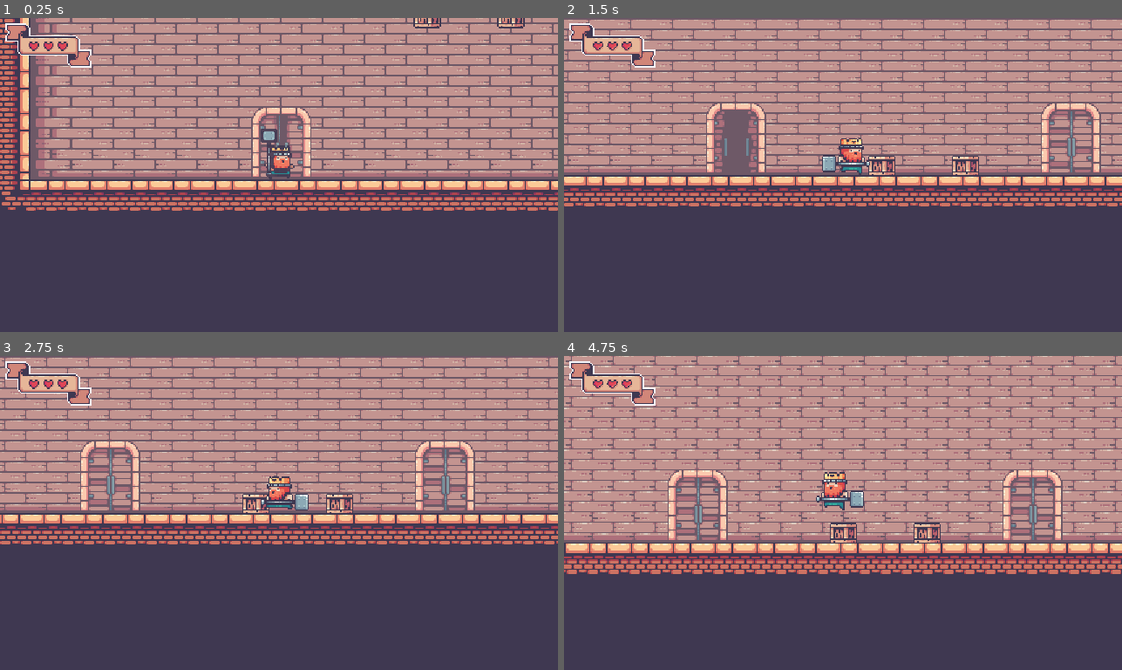
Above: before the commit, frames 1-4 (two rows, left to right).
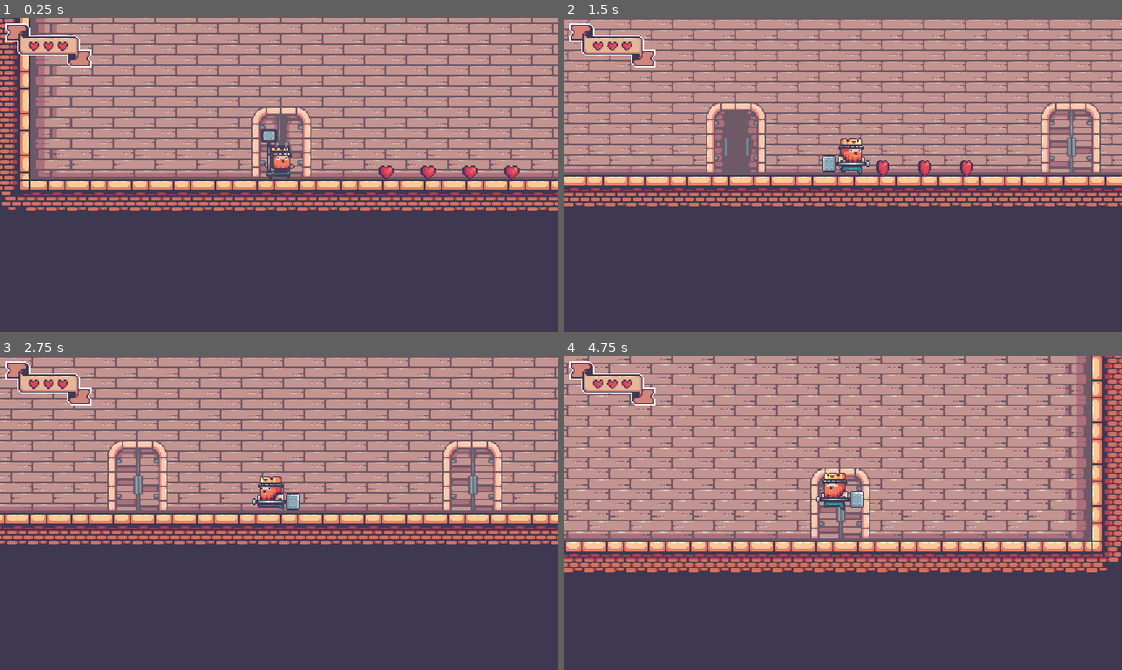
Above: after the commit, the same moments.

Repository: DaltonAdams111/Kings-and-Pigs
Game: Godot game, scene res://scenes/Game/main.tscn
Same seed, same stepped clock (60 frames per second), same inputs: the game is played once before the commit and once after it.
Inputs (mouse positions are in pixels of both pictures, inside the frame that each line leads up to):
- Up to frame 1 (0.25 s): no input
- Up to frame 2 (1.5 s): move the mouse to (965, 159) at 0.52 s; press the mouse at (965, 159) at 0.53 s; hold D (move_right) from 0.53 s (still down); tap Space (jump) at 0.77 s; move the mouse to (731, 190) at 1.27 s; release the mouse at (731, 190) at 1.28 s; click (731, 190) at 1.35 s
- Up to frame 3 (2.75 s): tap Space (jump) at 1.52 s; move the mouse to (334, 443) at 2.02 s; release D (move_right) at 2.03 s; hold A (move_left) from 2.03 s (still down); hold W (enter_door) from 2.03 s (still down); click (334, 443) at 2.3 s
- Up to frame 4 (4.75 s): move the mouse to (815, 575) at 2.77 s; release A (move_left) at 2.78 s; release W (enter_door) at 2.78 s; hold D (move_right) 2.78-4.28 s; click (815, 575) at 2.85 s; tap Space (jump) at 3.02, 3.77, 4.52 s; move the mouse to (1010, 560) at 3.52 s; press the mouse at (1010, 560) at 3.53 s; move the mouse to (675, 465) at 4.27 s; release the mouse at (675, 465) at 4.28 s; hold A (move_left) from 4.28 s (still down); tap W (enter_door) at 4.35 s; click (675, 465) at 4.55 s

The runs differ from the first frame. In frame 1, 0.7% of the frame differs, in the area x 67-95%, y 0-52%; in frame 2, 0.6%; in frame 3, 17%; in frame 4, 35%, in the area x 0-100%, y 0-70%.

Commit message:
started implimenting inventory and collectable systems

Diff:
--- a/resources/game_tileset.tres
+++ b/resources/game_tileset.tres
@@ -1,10 +1,11 @@
-[gd_resource type="TileSet" load_steps=10 format=3 uid="uid://ijvfj6qr058b"]
+[gd_resource type="TileSet" load_steps=12 format=3 uid="uid://ijvfj6qr058b"]
 
 [ext_resource type="Texture2D" uid="uid://bih7njq8fdt7l" path="res://assets/14-TileSets/Terrain (32x32).png" id="1_1lckd"]
 [ext_resource type="Texture2D" uid="uid://b43y1qekqrtd7" path="res://assets/14-TileSets/Decorations (32x32).png" id="2_mkbxu"]
 [ext_resource type="PackedScene" uid="uid://ppvit3sesljf" path="res://scenes/Terrain/Platform/thin_platform.tscn" id="3_mkbxu"]
 [ext_resource type="PackedScene" uid="uid://c04ryytrrwgc5" path="res://scenes/Terrain/Platform/thick_platform.tscn" id="4_udjux"]
 [ext_resource type="PackedScene" uid="uid://do5rw3dy4eajb" path="res://scenes/Enemies/TestObject/test_object.tscn" id="5_3ekrg"]
+[ext_resource type="PackedScene" uid="uid://bo2suw2uw4hsk" path="res://scenes/Collectables/Heart/collectable_heart.tscn" id="6_0jync"]
 
 [sub_resource type="TileSetAtlasSource" id="TileSetAtlasSource_p57ef"]
 resource_name = "Terrain"
@@ -777,6 +778,10 @@
 resource_name = "Objects"
 scenes/1/scene = ExtResource("5_3ekrg")
 
+[sub_resource type="TileSetScenesCollectionSource" id="TileSetScenesCollectionSource_f7ueb"]
+resource_name = "Collectables"
+scenes/1/scene = ExtResource("6_0jync")
+
 [resource]
 tile_size = Vector2i(32, 32)
 physics_layer_0/collision_layer = 4096
@@ -790,3 +795,4 @@
 sources/1 = SubResource("TileSetAtlasSource_u5sy4")
 sources/2 = SubResource("TileSetScenesCollectionSource_udjux")
 sources/3 = SubResource("TileSetScenesCollectionSource_0jync")
+sources/4 = SubResource("TileSetScenesCollectionSource_f7ueb")
--- /dev/null
+++ b/scenes/Collectables/Heart/collectable_heart.gd
@@ -0,0 +1,9 @@
+extends RigidBody2D
+
+
+@onready var collectable_component: CollectableComponent = $CollectableComponent
+
+
+func _on_collectable_component_collected(inventory: InventoryComponent) -> void:
+	inventory.add_item(collectable_component.item_type, 1)
+	call_deferred("queue_free")
--- /dev/null
+++ b/scenes/Collectables/Heart/collectable_heart.tscn
@@ -0,0 +1,100 @@
+[gd_scene load_steps=15 format=3 uid="uid://bo2suw2uw4hsk"]
+
+[ext_resource type="Texture2D" uid="uid://dasguwto7ifd7" path="res://assets/12-Live and Coins/Big Heart Idle (18x14).png" id="1_mpeat"]
+[ext_resource type="Script" uid="uid://cx7rg3jx5deik" path="res://scenes/Collectables/Heart/collectable_heart.gd" id="1_x8j4o"]
+[ext_resource type="PackedScene" uid="uid://bm4esfxb638un" path="res://scenes/Components/CollectableComponent/collectable_component.tscn" id="2_x8j4o"]
+
+[sub_resource type="CircleShape2D" id="CircleShape2D_3yqx4"]
+radius = 6.0
+
+[sub_resource type="AtlasTexture" id="AtlasTexture_3yqx4"]
+atlas = ExtResource("1_mpeat")
+region = Rect2(0, 0, 18, 14)
+
+[sub_resource type="AtlasTexture" id="AtlasTexture_6x5uc"]
+atlas = ExtResource("1_mpeat")
+region = Rect2(18, 0, 18, 14)
+
+[sub_resource type="AtlasTexture" id="AtlasTexture_ymdb3"]
+atlas = ExtResource("1_mpeat")
+region = Rect2(36, 0, 18, 14)
+
+[sub_resource type="AtlasTexture" id="AtlasTexture_78b1p"]
+atlas = ExtResource("1_mpeat")
+region = Rect2(54, 0, 18, 14)
+
+[sub_resource type="AtlasTexture" id="AtlasTexture_i4q56"]
+atlas = ExtResource("1_mpeat")
+region = Rect2(72, 0, 18, 14)
+
+[sub_resource type="AtlasTexture" id="AtlasTexture_djux7"]
+atlas = ExtResource("1_mpeat")
+region = Rect2(90, 0, 18, 14)
+
+[sub_resource type="AtlasTexture" id="AtlasTexture_tfrmg"]
+atlas = ExtResource("1_mpeat")
+region = Rect2(108, 0, 18, 14)
+
+[sub_resource type="AtlasTexture" id="AtlasTexture_4kx1i"]
+atlas = ExtResource("1_mpeat")
+region = Rect2(126, 0, 18, 14)
+
+[sub_resource type="SpriteFrames" id="SpriteFrames_6q2xy"]
+animations = [{
+"frames": [{
+"duration": 1.0,
+"texture": SubResource("AtlasTexture_3yqx4")
+}, {
+"duration": 1.0,
+"texture": SubResource("AtlasTexture_6x5uc")
+}, {
+"duration": 1.0,
+"texture": SubResource("AtlasTexture_ymdb3")
+}, {
+"duration": 1.0,
+"texture": SubResource("AtlasTexture_78b1p")
+}, {
+"duration": 1.0,
+"texture": SubResource("AtlasTexture_i4q56")
+}, {
+"duration": 1.0,
+"texture": SubResource("AtlasTexture_djux7")
+}, {
+"duration": 1.0,
+"texture": SubResource("AtlasTexture_tfrmg")
+}, {
+"duration": 1.0,
+"texture": SubResource("AtlasTexture_4kx1i")
+}],
+"loop": true,
+"name": &"idle",
+"speed": 10.0
+}]
+
+[sub_resource type="CircleShape2D" id="CircleShape2D_6x5uc"]
+radius = 6.0
+
+[node name="CollectableHeart" type="RigidBody2D"]
+collision_layer = 8192
+collision_mask = 4096
+script = ExtResource("1_x8j4o")
+
+[node name="CollisionShape2D" type="CollisionShape2D" parent="."]
+position = Vector2(0, -6)
+shape = SubResource("CircleShape2D_3yqx4")
+
+[node name="AnimatedSprite2D" type="AnimatedSprite2D" parent="."]
+sprite_frames = SubResource("SpriteFrames_6q2xy")
+animation = &"idle"
+autoplay = "idle"
+offset = Vector2(-2, -6)
+
+[node name="CollectableComponent" parent="." instance=ExtResource("2_x8j4o")]
+item_type = 2
+collision_masks = 1
+
+[node name="CollisionShape2D" type="CollisionShape2D" parent="CollectableComponent"]
+position = Vector2(0, -6)
+shape = SubResource("CircleShape2D_6x5uc")
+
+[connection signal="collected" from="CollectableComponent" to="." method="_on_collectable_component_collected"]
--- a/scenes/Components/AttackComponent/attack_component.gd
+++ b/scenes/Components/AttackComponent/attack_component.gd
@@ -2,18 +2,18 @@
 class_name AttackComponent
 
 
-## Component that manages the attack collision of an object.
+## Component that manages the attack collision and attack damage of an object.
 
 
 @export_group("Attack", "attack")
-## The amount of damage this [member AttackComponent] deals.
+## The amount of damage this [AttackComponent] deals.
 @export_range(0, 100, 1.0) var attack_damage: int
 
 @export_group("Collision", "collision")
-## The physics layers this [member AttackComponent] is on.
+## The physics layers this [AttackComponent] is on.
 @export_flags_2d_physics var collision_layers: int
 
-## The physics layers this [member AttackComponent] checks for.
+## The physics layers this [AttackComponent] checks for.
 @export_flags_2d_physics var collision_masks: int
 
 
--- /dev/null
+++ b/scenes/Components/CollectableComponent/collectable_component.gd
@@ -0,0 +1,25 @@
+extends Area2D
+class_name CollectableComponent
+
+
+## Component that enables objects to be collected.
+
+
+signal collected(inventory: InventoryComponent)
+
+@export var item_type: InventoryComponent.Item = InventoryComponent.Item.None
+
+@export_group("Collision", "collision")
+## The physics layers this [CollectableComponent] checks for.
+@export_flags_2d_physics var collision_masks: int
+
+
+func _ready() -> void:
+	if collision_masks:
+		collision_mask = collision_masks
+
+
+func _on_body_entered(body: Node2D) -> void:
+	var inventory: InventoryComponent = body.find_child("InventoryComponent")
+	if inventory:
+		collected.emit(inventory)
--- /dev/null
+++ b/scenes/Components/CollectableComponent/collectable_component.tscn
@@ -0,0 +1,10 @@
+[gd_scene load_steps=2 format=3 uid="uid://bm4esfxb638un"]
+
+[ext_resource type="Script" uid="uid://djivwmcukmyx4" path="res://scenes/Components/CollectableComponent/collectable_component.gd" id="1_sw1en"]
+
+[node name="CollectableComponent" type="Area2D"]
+collision_layer = 0
+collision_mask = 0
+script = ExtResource("1_sw1en")
+
+[connection signal="body_entered" from="." to="." method="_on_body_entered"]
--- a/scenes/Components/HealthComponent/health_component.gd
+++ b/scenes/Components/HealthComponent/health_component.gd
@@ -13,13 +13,14 @@
 @export var hurtbox: HurtboxComponent
 
 @export_group("Health")
-## The maximum health for this [member HealthComponent].
+## The maximum health for this [HealthComponent].
 @export_range(0, 100, 1.0) var MAX_HEALTH: int = 1
 
-## The maximum damage this [member HealthComponent] can take in a single instance.
+## The maximum damage this [HealthComponent] can take in a single instance.
 @export_range(0, 100, 1.0) var DAMAGE_CLAMP: int = 1
 
-## The current health of this [member HealthComponent].
+## The current health of this [HealthComponent].[br][br]
+## Any changes to the [member current_health] will be clamped between 0, and [member DAMAGE_CLAMP].
 @onready var current_health: int = MAX_HEALTH:
 	set(value):
 		var new_health: int = clampi(value, 0, MAX_HEALTH)
@@ -33,7 +34,7 @@
 		hurtbox.connect("hit", damage)
 
 
-## Removes health from this [member HealthComponent],
+## Removes health from this [HealthComponent],
 ## clamping the [param damage_amount] to a maximum defined by [member DAMAGE_CLAMP],
 ## then subtracts the adjusted [param damage_amount] from the [member current_health].[br][br]
 ## Will not heal if a negative value is provided; see [method heal] instead.
@@ -42,7 +43,7 @@
 	current_health -= adjusted_damage
 
 
-## Restores health to this [member HealthComponent],
+## Restores health to this [HealthComponent],
 ## adding the [param heal_amount] to the [member current_health].[br][br]
 ## Will not damage if a negative value is provided; see [method damage] instead.
 func heal(heal_amount: int) -> void:
--- a/scenes/Components/HurtboxComponent/hurtbox_component.gd
+++ b/scenes/Components/HurtboxComponent/hurtbox_component.gd
@@ -5,14 +5,14 @@
 ## Component that manages the hit collision of an object.
 
 
-## Emitted when an [AttackComponent] collides with this [member HurtboxComponent].
+## Emitted when an [AttackComponent] collides with this [HurtboxComponent].
 signal hit(damage_amount: int)
 
 @export_group("Collision", "collision")
-## The physics layers this [member HurtboxComponent] is on.
+## The physics layers this [HurtboxComponent] is on.
 @export_flags_2d_physics var collision_layers: int
 
-## The physics layers this [member HurtboxComponent] checks for.
+## The physics layers this [HurtboxComponent] checks for.
 @export_flags_2d_physics var collision_masks: int
 
 
@@ -26,5 +26,4 @@
 
 func _on_area_entered(area) -> void:
 	if area is AttackComponent:
-		var attack: AttackComponent = area
-		hit.emit(attack.attack_damage)
+		hit.emit(area.attack_damage)
--- /dev/null
+++ b/scenes/Components/InventoryComponent/inventory_component.gd
@@ -0,0 +1,57 @@
+extends Node
+class_name InventoryComponent
+
+
+## Component for managing the inventory of an object.
+
+
+## Emitted when the [member inventory] changes.
+signal inventory_changed(new_inventory: Dictionary[Item, int])
+
+enum Item{
+	None,
+	Diamond,
+	Heart,
+}
+
+## The items this [InventoryComponent] starts with.
+@export var inventory: Dictionary[Item, int]
+
+const COLLECTABLE_HEART = preload("res://scenes/Collectables/Heart/collectable_heart.tscn")
+
+
+func add_item(item: Item, count: int):
+	if item == Item.None:
+		return
+
+	if inventory.has(item):
+		inventory[item] += count
+	else:
+		inventory.set(item, count)
+
+	inventory_changed.emit(inventory)
+	print(inventory)
+
+
+func remove_item(item: Item, count: int):
+	if item == Item.None:
+		return
+
+	if not inventory.has(item):
+		return
+
+	inventory[item] -= count
+
+	if inventory[item] <= 0:
+		inventory.erase(item)
+
+	inventory_changed.emit(inventory)
+	print(inventory)
+
+
+func drop_item(item: Item):
+	if item == Item.None:
+		return
+
+	if inventory.has(item):
+		pass
--- /dev/null
+++ b/scenes/Components/InventoryComponent/inventory_component.tscn
@@ -0,0 +1,6 @@
+[gd_scene load_steps=2 format=3 uid="uid://6qvhtwtw8s0i"]
+
+[ext_resource type="Script" uid="uid://c1ih4an58ukja" path="res://scenes/Components/InventoryComponent/inventory_component.gd" id="1_inmbk"]
+
+[node name="InventoryComponent" type="Node"]
+script = ExtResource("1_inmbk")
--- a/scenes/Game/game.gd
+++ b/scenes/Game/game.gd
@@ -6,8 +6,8 @@
 
 const PLAYER_SCENE_PATH: String = "res://scenes/Player/player.tscn"
 
-var current_level: Level
-var player: Player
+var current_level: Level = null
+var player: Player = null
 
 
 func _ready() -> void:
@@ -22,7 +22,6 @@
 	var new_level: Level = load(new_level_path).instantiate()
 	current_level = new_level
 
-	current_level.player = player
 	level_group.add_child(current_level)
 	current_level.spawn_player()
 
@@ -33,3 +32,7 @@
 
 	player = load(PLAYER_SCENE_PATH).instantiate()
 	player_group.add_child(player)
+
+
+func get_player():
+	return player
--- a/scenes/Levels/BaseLevel/level.gd
+++ b/scenes/Levels/BaseLevel/level.gd
@@ -4,10 +4,10 @@
 
 @export var spawn_door: Door
 
-var player: Player
-
 
 func spawn_player():
+	var player: Player = Game.get_player()
+
 	player.state_machine.change_state("doorout")
 	player.velocity = Vector2.ZERO
 	player.global_position = spawn_door.global_position
--- a/scenes/Levels/level_test.tscn
+++ b/scenes/Levels/level_test.tscn
@@ -10,7 +10,7 @@
 tile_map_data = PackedByteArray("AAAAAAAAAAABAAcAAAAAAAEAAAABAAgAAAAAAAIAAAABAAgAAAAAAAMAAAABAAgAAAAAAAQAAAABAAgAAAAAAA …(35696 unchanged characters)…
 
 [node name="Decorations" parent="TileMapLayers" index="1"]
-tile_map_data = PackedByteArray("AAAJAAYAAwAAAAAAAQALAAYAAwAAAAAAAQA=")
+tile_map_data = PackedByteArray("AAAIAAoABAAAAAAAAQAJAAoABAAAAAAAAQAKAAoABAAAAAAAAQALAAoABAAAAAAAAQA=")
 
 [node name="SpawnDoor" parent="Doors" index="0" instance=ExtResource("2_a4wdr")]
 position = Vector2(192, 352)
--- a/scenes/Objects/Door/door.gd
+++ b/scenes/Objects/Door/door.gd
@@ -2,15 +2,16 @@
 class_name Door
 
 
+## Door that allows traveling from one level to another.
+
+
+## The path of the level scene this [Door] leads to.
 @export var target_level_path: String
 
-@onready var player: Player
 @onready var animation_player: AnimationPlayer = $AnimationPlayer
+
+## Timer that calls [method close_door] once the timer times out.
 @onready var door_open_timer: Timer = $DoorOpenTimer
-
-
-func _ready() -> void:
-	player = get_tree().get_first_node_in_group("Player")
 
 
 func _input(event: InputEvent) -> void:
@@ -19,6 +20,8 @@
 
 	if not event.is_action_pressed("enter_door"):
 		return
+
+	var player: Player = Game.get_player()
 
 	if not player in get_overlapping_bodies():
 		return
@@ -38,11 +41,13 @@
 	Game.level_transition(target_level_path)
 
 
+## Plays the [Door]'s "opening" animation and starts its [member door_open_timer].
 func open_door():
 	animation_player.play("opening")
 	door_open_timer.start()
 
 
+## Plays the [Door]'s "closing" animation and queues the "idle" animation.
 func close_door():
 	animation_player.play("closing")
 	animation_player.queue("idle")
--- a/scenes/Player/player.gd
+++ b/scenes/Player/player.gd
@@ -2,7 +2,7 @@
 class_name  Player
 
 
-## Player
+## Player Character
 
 
 @onready var sprite_2d: Sprite2D = $Sprite2D
@@ -15,10 +15,16 @@
 @onready var animation_player: AnimationPlayer = $AnimationPlayer
 @onready var state_machine: PlayerStateMachine = $StateMachine
 
+## [InventoryComponent] for managing the player's inventory.
+@onready var inventory_component: InventoryComponent = $InventoryComponent
+## [HealthComponent] for managing the player's health.
 @onready var health_component: HealthComponent = $HealthComponent
+## [HurtboxComponent] for detecting collisions from attacks and updating the player's [member health_component].
 @onready var hurtbox_component: HurtboxComponent = $HurtboxComponent
+## [AttackComponent] for defining the player's attack area and attack damage.
 @onready var attack_component: AttackComponent = $AttackComponent
 
+## Valid [State](s) that the player can enter doors from.
 @export var enter_door_states: Array[State]
 
 
--- a/scenes/Player/player.tscn
+++ b/scenes/Player/player.tscn
@@ -27,6 +27,7 @@
 [ext_resource type="Script" uid="uid://but35qs2dahuc" path="res://scenes/Player/door_out_state.gd" id="24_nbg44"]
 [ext_resource type="PackedScene" uid="uid://bnbatr7lw83tv" path="res://scenes/Components/HurtboxComponent/hurtbox_component.tscn" id="25_18ciy"]
 [ext_resource type="PackedScene" uid="uid://cgqwpfx18xvnh" path="res://scenes/Components/AttackComponent/attack_component.tscn" id="26_cg2hl"]
+[ext_resource type="PackedScene" uid="uid://6qvhtwtw8s0i" path="res://scenes/Components/InventoryComponent/inventory_component.tscn" id="28_nbg44"]
 
 [sub_resource type="CapsuleShape2D" id="CapsuleShape2D_g2els"]
 radius = 8.0
@@ -1012,6 +1013,8 @@
 player = NodePath("../..")
 animation_player = NodePath("../../AnimationPlayer")
 
+[node name="InventoryComponent" parent="." instance=ExtResource("28_nbg44")]
+
 [node name="HealthComponent" parent="." node_paths=PackedStringArray("hurtbox") instance=ExtResource("24_hxkm2")]
 hurtbox = NodePath("../HurtboxComponent")
 MAX_HEALTH = 3
--- a/scripts/state.gd
+++ b/scripts/state.gd
@@ -1,5 +1,8 @@
 extends Node
 class_name State
+
+
+## State
 
 
 @warning_ignore("unused_signal")
Not shown, added: scenes/Collectables/Heart/collectable_heart.gd.uid
Not shown, added: scenes/Components/CollectableComponent/collectable_component.gd.uid
Not shown, added: scenes/Components/InventoryComponent/inventory_component.gd.uid
Not shown: 1 places in scenes/Player/player.tscn that only renumber resources
